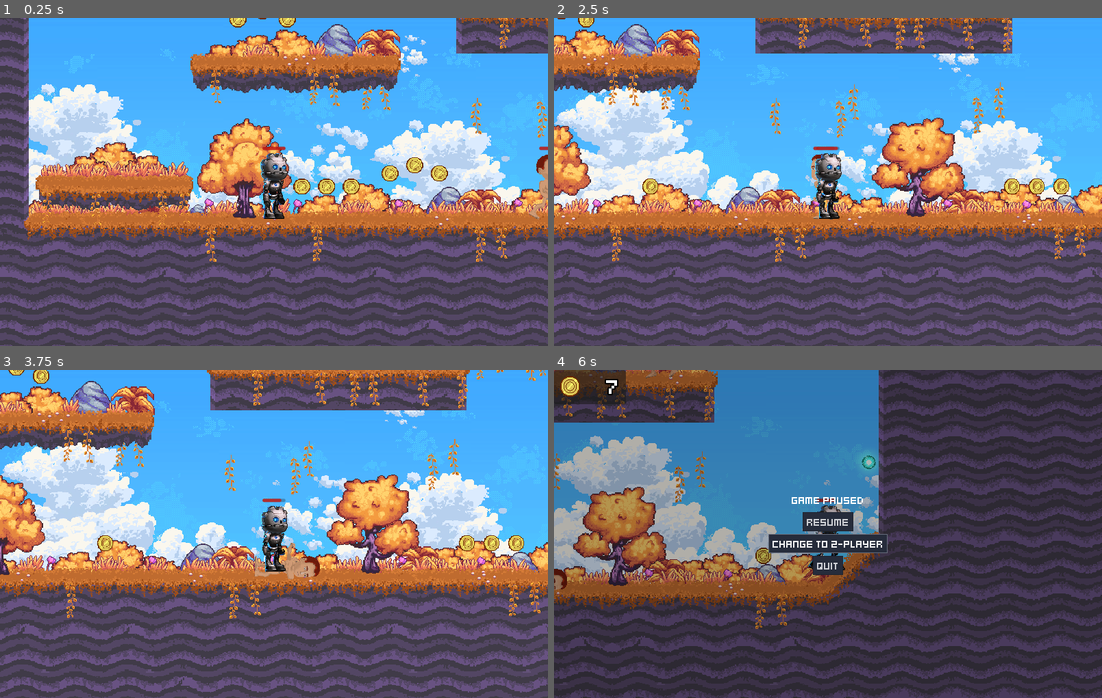
Above: before the commit, frames 1-4 (two rows, left to right).
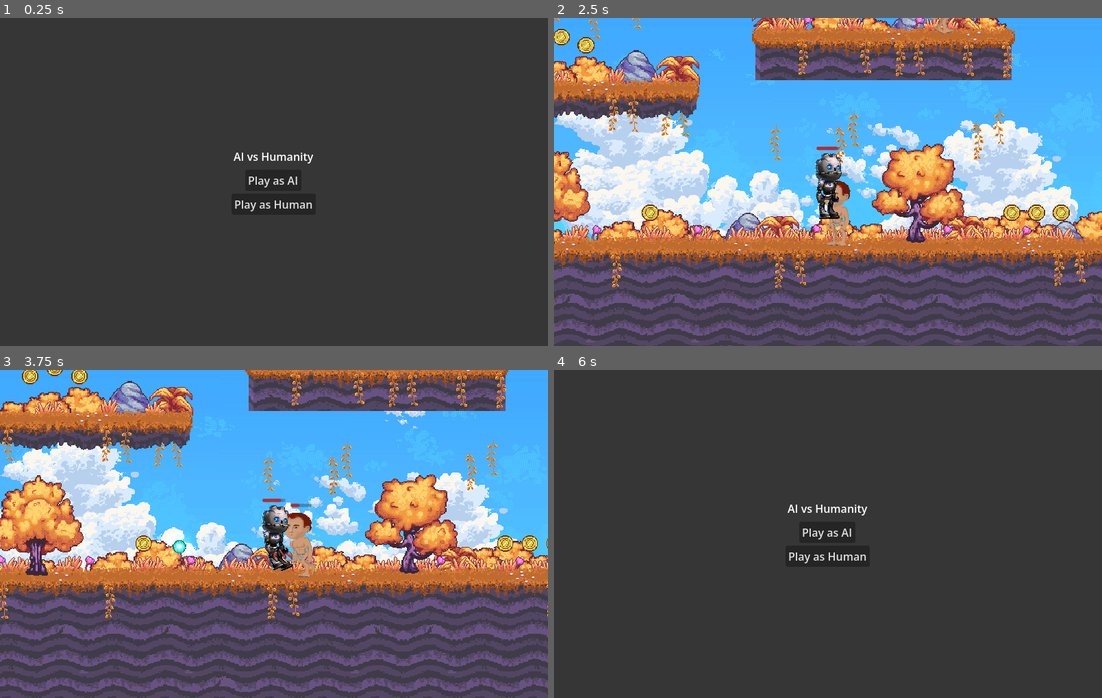
Above: after the commit, the same moments.

Repository: dowoxyw/ai_vs_humanity
Game: Godot game, scene res://gui/start_menu.tscn
Two runs of this game, one before a commit and one after it. Both use one fixed random seed, a clock stepped at 60 frames per second and the inputs below. Before the commit the project starts from res://game/game_ai.tscn.
Inputs (mouse positions are in pixels of both pictures, inside the frame that each line leads up to):
- Up to frame 1 (0.25 s): no input
- Up to frame 2 (2.5 s): click (828, 178) at 0.5 s, where only the run after the commit has a clickable "Play as AI"; move the mouse to (948, 165) at 1.27 s; hold Right (move_right) from 1.28 s (still down); tap Space (shoot) at 1.35, 2.1 s; click (948, 165) at 1.42 s; tap Up (jump) at 1.52, 2.27 s; move the mouse to (718, 198) at 2.02 s
- Up to frame 3 (3.75 s): move the mouse to (328, 461) at 2.77 s; release Right (move_right) at 2.78 s; hold Left (move_left) 2.78-3.53 s; tap Space (shoot) at 2.85, 3.6 s; move the mouse to (246, 599) at 3.52 s; hold Right (move_right) from 3.53 s (still down); click (246, 599) at 3.67 s
- Up to frame 4 (6 s): tap Up (jump) at 3.77, 4.52 s; move the mouse to (992, 583) at 4.27 s; tap Space (shoot) at 4.35 s; tap Escape (toggle_pause) at 4.9 s; release Right (move_right) at 5 s; click (828, 527) at 5 s, where only the run before the commit has a clickable "Change to 2-Player"; click (828, 543) at 5.75 s, where only the run after the commit has a clickable "Restart"

The runs differ from the first frame. In frame 1, 81% of the frame differs, in the area x 0-100%, y 0-100%; in frame 2, 45%; in frame 3, 47%; in frame 4, 51%.

Commit message:
Added start menu Added the opening of the pause menu when the player dies Removed outdated menus

Diff:
--- a/bullet/bullet.gd
+++ b/bullet/bullet.gd
@@ -1,7 +1,7 @@
 class_name Bullet
 extends RigidBody2D
 
-@export  var damage: int = 30
+@export  var damage: int = 35
 
 @onready var animation_player := $AnimationPlayer as AnimationPlayer
 
--- a/enemy/enemy.gd
+++ b/enemy/enemy.gd
@@ -11,7 +11,7 @@
 signal health_changed
 
 const WALK_SPEED = 40.0
-const RUN_SPEED  = 300.0
+const RUN_SPEED  = 250.0
 
 const ATTACK_DISTANCE = 35.0
 const STOP_HUNTING    = 200.0
--- a/enemy/enemy.tscn
+++ b/enemy/enemy.tscn
@@ -3,7 +3,7 @@
 [ext_resource type="Script" uid="uid://d1w0ue3cdwgbk" path="res://enemy/enemy.gd" id="1_kwlxx"]
 [ext_resource type="PackedScene" uid="uid://c5vee07nnx5yy" path="res://player/player_animation.tscn" id="5_fkwhk"]
 [ext_resource type="Script" uid="uid://prr8rt8sj3h7" path="res://scripts/health_bar.gd" id="6_kwlxx"]
-[ext_resource type="Theme" uid="uid://druwsfawbvrf4" path="res://assets/theme_helth_bars.tres" id="6_ppmum"]
+[ext_resource type="Theme" uid="uid://druwsfawbvrf4" path="res://gui/theme_helth_bars.tres" id="6_ppmum"]
 
 [sub_resource type="RectangleShape2D" id="RectangleShape2D_kbu8v"]
 size = Vector2(21.22379, 73)
--- a/game/game_ai.tscn
+++ b/game/game_ai.tscn
@@ -5,7 +5,7 @@
 [ext_resource type="PackedScene" uid="uid://cygtqanamu68e" path="res://level/level.tscn" id="3"]
 [ext_resource type="Texture2D" uid="uid://b2q7tp5byyfb2" path="res://assets/gHuman.png" id="3_7ocom"]
 [ext_resource type="PackedScene" uid="uid://cmgvxyhs6y1mj" path="res://player/player.tscn" id="4_2olji"]
-[ext_resource type="PackedScene" uid="uid://nhpj5cy87771" path="res://gui/pause_menu_singleplayer.tscn" id="4_x6l06"]
+[ext_resource type="PackedScene" uid="uid://mqs27wy1rtxk" path="res://gui/pause_menu.tscn" id="6_sjmbr"]
 
 [node name="Game" type="Node" unique_id=924924404]
 process_mode = 3
@@ -22,6 +22,7 @@
 [node name="InterfaceLayer" type="CanvasLayer" parent="." unique_id=837823649]
 layer = 100
 
-[node name="PauseMenu" parent="InterfaceLayer" unique_id=1388998718 instance=ExtResource("4_x6l06")]
+[node name="PauseMenu" parent="InterfaceLayer" unique_id=1424075319 instance=ExtResource("6_sjmbr")]
 
 [connection signal="coin_collected" from="Level/SkeletalPlayer" to="InterfaceLayer/PauseMenu" method="_on_coin_collected"]
+[connection signal="player_died" from="Level/SkeletalPlayer" to="InterfaceLayer/PauseMenu" method="_on_player_died"]
--- a/game/game_human.tscn
+++ b/game/game_human.tscn
@@ -5,7 +5,7 @@
 [ext_resource type="Texture2D" uid="uid://b2q7tp5byyfb2" path="res://assets/gHuman.png" id="3_gftou"]
 [ext_resource type="PackedScene" uid="uid://cygtqanamu68e" path="res://level/level.tscn" id="4_740bt"]
 [ext_resource type="PackedScene" uid="uid://cmgvxyhs6y1mj" path="res://player/player.tscn" id="5_082ov"]
-[ext_resource type="PackedScene" uid="uid://nhpj5cy87771" path="res://gui/pause_menu_singleplayer.tscn" id="6_x6b3n"]
+[ext_resource type="PackedScene" uid="uid://mqs27wy1rtxk" path="res://gui/pause_menu.tscn" id="6_71o52"]
 
 [node name="Game" type="Node" unique_id=924924404]
 process_mode = 3
@@ -18,8 +18,12 @@
 [node name="SkeletalPlayer" parent="Level" unique_id=556136065 instance=ExtResource("5_082ov")]
 z_index = 3
 position = Vector2(166, 636)
+health_capacity = 30
 
 [node name="InterfaceLayer" type="CanvasLayer" parent="." unique_id=837823649]
 layer = 100
 
-[node name="PauseMenu" parent="InterfaceLayer" unique_id=1388998718 instance=ExtResource("6_x6b3n")]
+[node name="PauseMenu" parent="InterfaceLayer" unique_id=1424075319 instance=ExtResource("6_71o52")]
+
+[connection signal="coin_collected" from="Level/SkeletalPlayer" to="InterfaceLayer/PauseMenu" method="_on_coin_collected"]
+[connection signal="player_died" from="Level/SkeletalPlayer" to="InterfaceLayer/PauseMenu" method="_on_player_died"]
--- a/gui/pause_menu.gd
+++ b/gui/pause_menu.gd
@@ -1,4 +1,5 @@
 class_name PauseMenu
+
 extends Control
 
 @export var fade_in_duration := 0.3
@@ -49,27 +50,20 @@
 			fade_out_duration
 		).set_trans(Tween.TRANS_CUBIC).set_ease(Tween.EASE_OUT)
 
-
 func _on_coin_collected() -> void:
 	coins_counter.collect_coin()
-
 
 func _on_resume_button_pressed() -> void:
 	close()
 
-
-func _on_singleplayer_button_pressed() -> void:
+func _on_restart_button_pressed() -> void:
 	if visible:
 		get_tree().paused = false
-		get_tree().change_scene_to_file("res://game_singleplayer.tscn")
-
-
-func _on_splitscreen_button_pressed() -> void:
-	if visible:
-		get_tree().paused = false
-		get_tree().change_scene_to_file("res://game_splitscreen.tscn")
-
+		get_tree().change_scene_to_file("res://gui/start_menu.tscn")
 
 func _on_quit_button_pressed() -> void:
 	if visible:
 		get_tree().quit()
+
+func _on_player_died() -> void:
+	show()
--- a/gui/pause_menu.tscn
+++ b/gui/pause_menu.tscn
@@ -49,6 +49,11 @@
 size_flags_horizontal = 4
 text = "Resume"
 
+[node name="RestartButton" type="Button" parent="ColorRect/CenterContainer/VBoxContainer" unique_id=510102284]
+layout_mode = 2
+size_flags_horizontal = 4
+text = "Restart"
+
 [node name="QuitButton" type="Button" parent="ColorRect/CenterContainer/VBoxContainer" unique_id=2134735849]
 layout_mode = 2
 size_flags_horizontal = 4
@@ -62,4 +67,5 @@
 offset_bottom = 50.0
 
 [connection signal="pressed" from="ColorRect/CenterContainer/VBoxContainer/ResumeButton" to="." method="_on_resume_button_pressed"]
+[connection signal="pressed" from="ColorRect/CenterContainer/VBoxContainer/RestartButton" to="." method="_on_restart_button_pressed"]
 [connection signal="pressed" from="ColorRect/CenterContainer/VBoxContainer/QuitButton" to="." method="_on_quit_button_pressed"]
--- a/gui/pause_menu_singleplayer.tscn
+++ /dev/null
@@ -1,11 +0,0 @@
-[gd_scene format=3 uid="uid://nhpj5cy87771"]
-
-[ext_resource type="PackedScene" uid="uid://mqs27wy1rtxk" path="res://gui/pause_menu.tscn" id="1_pwe1t"]
-
-[node name="PauseMenu" unique_id=2063484984 instance=ExtResource("1_pwe1t")]
-
-[node name="SplitscreenButton" type="Button" parent="ColorRect/CenterContainer/VBoxContainer" parent_id_path=PackedInt32Array(103114303) index="3" unique_id=2023795533]
-layout_mode = 2
-text = "Change to 2-Player"
-
-[connection signal="pressed" from="ColorRect/CenterContainer/VBoxContainer/SplitscreenButton" to="." method="_on_splitscreen_button_pressed"]
--- a/gui/pause_menu_splitscreen.tscn
+++ /dev/null
@@ -1,11 +0,0 @@
-[gd_scene format=3 uid="uid://bw4o5bonstovl"]
-
-[ext_resource type="PackedScene" uid="uid://mqs27wy1rtxk" path="res://gui/pause_menu.tscn" id="1_x3hgi"]
-
-[node name="PauseMenu" unique_id=1937582096 instance=ExtResource("1_x3hgi")]
-
-[node name="SingleplayerButton" type="Button" parent="ColorRect/CenterContainer/VBoxContainer" parent_id_path=PackedInt32Array(103114303) index="3" unique_id=789271199]
-layout_mode = 2
-text = "Change to 1-player"
-
-[connection signal="pressed" from="ColorRect/CenterContainer/VBoxContainer/SingleplayerButton" to="." method="_on_singleplayer_button_pressed"]
--- /dev/null
+++ b/gui/start_menu.gd
@@ -0,0 +1,17 @@
+class_name StartMenu
+
+extends Control
+
+@onready var center_cont := $ColorRect/CenterContainer as CenterContainer
+@onready var ai_button   := center_cont.get_node(^"VBoxContainer/PlayAsAIButton")    as Button
+@onready var hu_button   := center_cont.get_node(^"VBoxContainer/PlayAsHumanButton") as Button
+
+func _on_play_as_ai_button_pressed() -> void:
+	if visible:
+		get_tree().paused = false
+		get_tree().change_scene_to_file("res://game/game_ai.tscn")
+
+func _on_play_as_human_button_pressed() -> void:
+	if visible:
+		get_tree().paused = false
+		get_tree().change_scene_to_file("res://game/game_human.tscn")
--- /dev/null
+++ b/gui/start_menu.tscn
@@ -0,0 +1,54 @@
+[gd_scene format=3 uid="uid://dom4bonh6boka"]
+
+[ext_resource type="Script" uid="uid://boguj6q4ga0lv" path="res://gui/start_menu.gd" id="1_82ymg"]
+
+[node name="StartMenu" type="Control" unique_id=190903779]
+layout_mode = 3
+anchors_preset = 15
+anchor_right = 1.0
+anchor_bottom = 1.0
+grow_horizontal = 2
+grow_vertical = 2
+script = ExtResource("1_82ymg")
+
+[node name="ColorRect" type="ColorRect" parent="." unique_id=978981617]
+layout_mode = 1
+anchors_preset = 15
+anchor_right = 1.0
+anchor_bottom = 1.0
+grow_horizontal = 2
+grow_vertical = 2
+color = Color(0, 0, 0, 0.294118)
+
+[node name="CenterContainer" type="CenterContainer" parent="ColorRect" unique_id=868314102]
+layout_mode = 1
+anchors_preset = -1
+anchor_right = 1.0
+anchor_bottom = 1.0
+grow_horizontal = 2
+grow_vertical = 2
+
+[node name="VBoxContainer" type="VBoxContainer" parent="ColorRect/CenterContainer" unique_id=852982311]
+layout_mode = 2
+alignment = 1
+
+[node name="Label" type="Label" parent="ColorRect/CenterContainer/VBoxContainer" unique_id=1438099789]
+layout_mode = 2
+text = "AI vs Humanity"
+horizontal_alignment = 1
+
+[node name="MarginContainer" type="MarginContainer" parent="ColorRect/CenterContainer/VBoxContainer" unique_id=54511443]
+layout_mode = 2
+
+[node name="PlayAsAIButton" type="Button" parent="ColorRect/CenterContainer/VBoxContainer" unique_id=598637679]
+layout_mode = 2
+size_flags_horizontal = 4
+text = "Play as AI"
+
+[node name="PlayAsHumanButton" type="Button" parent="ColorRect/CenterContainer/VBoxContainer" unique_id=1695223369]
+layout_mode = 2
+size_flags_horizontal = 4
+text = "Play as Human"
+
+[connection signal="pressed" from="ColorRect/CenterContainer/VBoxContainer/PlayAsAIButton" to="." method="_on_play_as_ai_button_pressed"]
+[connection signal="pressed" from="ColorRect/CenterContainer/VBoxContainer/PlayAsHumanButton" to="." method="_on_play_as_human_button_pressed"]
--- a/player/player.gd
+++ b/player/player.gd
@@ -4,9 +4,10 @@
 
 signal health_changed
 signal coin_collected
+signal player_died
 
-@export  var health_capacity: int = 100
-var health_value : int = health_capacity
+@export  var health_capacity : int = 100
+@onready var health_value    : int = health_capacity
 
 enum State {
 	ALIVE,
@@ -35,6 +36,9 @@
 
 var _double_jump_charged: bool  = false
 var gun_direction       : float = 1.0
+
+func _ready() -> void:
+	health_changed.emit()
 
 func get_health_capacity() -> int:
 	return health_capacity
@@ -108,3 +112,4 @@
 	$ProgressBar.visible = false
 	_state   = State.DEAD
 	velocity = Vector2.ZERO
+	player_died.emit()
--- a/player/player.tscn
+++ b/player/player.tscn
@@ -1,7 +1,7 @@
 [gd_scene format=4 uid="uid://cmgvxyhs6y1mj"]
 
 [ext_resource type="Script" uid="uid://ykpa74efv8op" path="res://player/player.gd" id="1"]
-[ext_resource type="Theme" uid="uid://druwsfawbvrf4" path="res://assets/theme_helth_bars.tres" id="3_yw30f"]
+[ext_resource type="Theme" uid="uid://druwsfawbvrf4" path="res://gui/theme_helth_bars.tres" id="3_yw30f"]
 [ext_resource type="PackedScene" uid="uid://c5vee07nnx5yy" path="res://player/player_animation.tscn" id="4_pwrxk"]
 [ext_resource type="Script" uid="uid://prr8rt8sj3h7" path="res://scripts/health_bar.gd" id="4_qjkh3"]
 
--- a/project.godot
+++ b/project.godot
@@ -19,7 +19,7 @@
 interact with enemies, and more. It contains one closed
 level, and the player is invincible, unlike the enemies."
 config/tags=PackedStringArray("2d", "demo", "physics", "tilemap")
-run/main_scene="res://game/game_ai.tscn"
+run/main_scene="uid://dom4bonh6boka"
 config/features=PackedStringArray("4.7")
 config/icon="res://icon.webp"
 
Not shown, added: gui/start_menu.gd.uid
Renamed: assets/theme_helth_bars.tres -> gui/theme_helth_bars.tres
